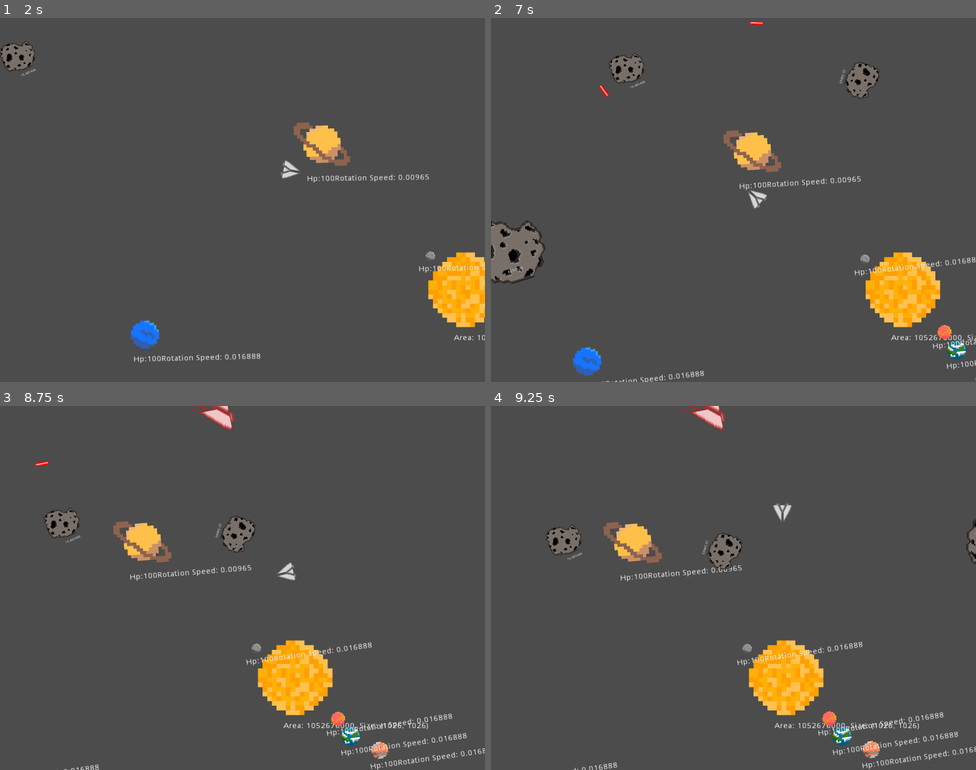
Above: before the commit, frames 1-4 (two rows, left to right).
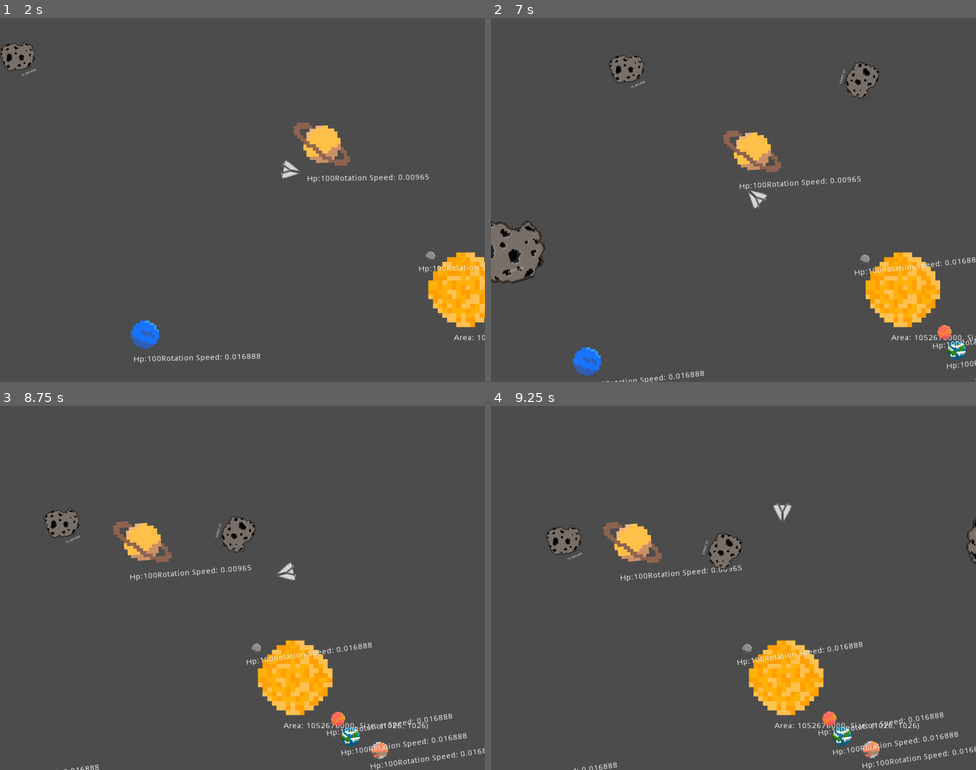
Above: after the commit, the same moments.

Repository: lowerx/GMTK2021
Game: Godot game, scene res://src/Screens/MainScreen.tscn
Two runs of this game, one before a commit and one after it. Both use one fixed random seed, a clock stepped at 60 frames per second and the inputs below.
Inputs (mouse positions are in pixels of both pictures, inside the frame that each line leads up to):
- Up to frame 1 (2 s): click (257, 232) at 0.5 s; move the mouse to (349, 181) at 1.27 s; hold Space (fly) from 1.28 s (still down)
- Up to frame 2 (7 s): move the mouse to (636, 218) at 2.02 s; release Space (fly) at 2.03 s; click (636, 218) at 2.1 s; move the mouse to (782, 119) at 2.77 s; hold Space (fly) 2.78-3.53 s; move the mouse to (709, 272) at 3.52 s; click (709, 272) at 3.6 s; move the mouse to (879, 254) at 4.27 s; hold Space (fly) 4.28-5.03 s; move the mouse to (588, 145) at 5.02 s; click (588, 145) at 5.1 s; move the mouse to (757, 200) at 5.77 s; hold Space (fly) 5.78-6.53 s; move the mouse to (660, 109) at 6.52 s; click (660, 109) at 6.6 s
- Up to frame 3 (8.75 s): move the mouse to (349, 569) at 7.27 s; hold Space (fly) 7.28-8.03 s; move the mouse to (145, 606) at 8.02 s; click (145, 606) at 8.1 s
- Up to frame 4 (9.25 s): move the mouse to (782, 507) at 8.77 s; hold Space (fly) from 8.78 s (still down)

Frame 1 is identical in both runs. In frame 2, less than 0.1% of the frame differs, in the area x 22-57%, y 0-22%; in frame 3, 0.3%, in the area x 7-49%, y 0-17%; in frame 4, 0.3%.

Commit message:
Add files via upload

Diff:
--- a/SpaceGame/src/Scenes/Main.tscn
+++ b/SpaceGame/src/Scenes/Main.tscn
@@ -1,9 +1,7 @@
-[gd_scene load_steps=7 format=2]
+[gd_scene load_steps=5 format=2]
 
 [ext_resource path="res://src/Scenes/SolarSystem.tscn" type="PackedScene" id=1]
 [ext_resource path="res://src/Scenes/Asteroids.tscn" type="PackedScene" id=2]
-[ext_resource path="res://src/Scenes/Enemies.tscn" type="PackedScene" id=3]
-[ext_resource path="res://src/AutoLoad/AutoLoad.tscn" type="PackedScene" id=4]
 [ext_resource path="res://src/UI/UserInterface.tscn" type="PackedScene" id=7]
 [ext_resource path="res://src/Actors/Player.tscn" type="PackedScene" id=8]
 
@@ -18,15 +16,10 @@
 [node name="Player" parent="." instance=ExtResource( 8 )]
 position = Vector2( -1280, -592 )
 
-[node name="Enemies" parent="." instance=ExtResource( 3 )]
-position = Vector2( -1920, -1120 )
-
 [node name="SolarSystem" parent="." instance=ExtResource( 1 )]
 
 [node name="Asteroids" parent="." instance=ExtResource( 2 )]
 position = Vector2( -1920, -1120 )
 scale = Vector2( 2.40112, 1.97803 )
 
-[node name="AutoLoad" parent="." instance=ExtResource( 4 )]
-
 [editable path="Player"]
